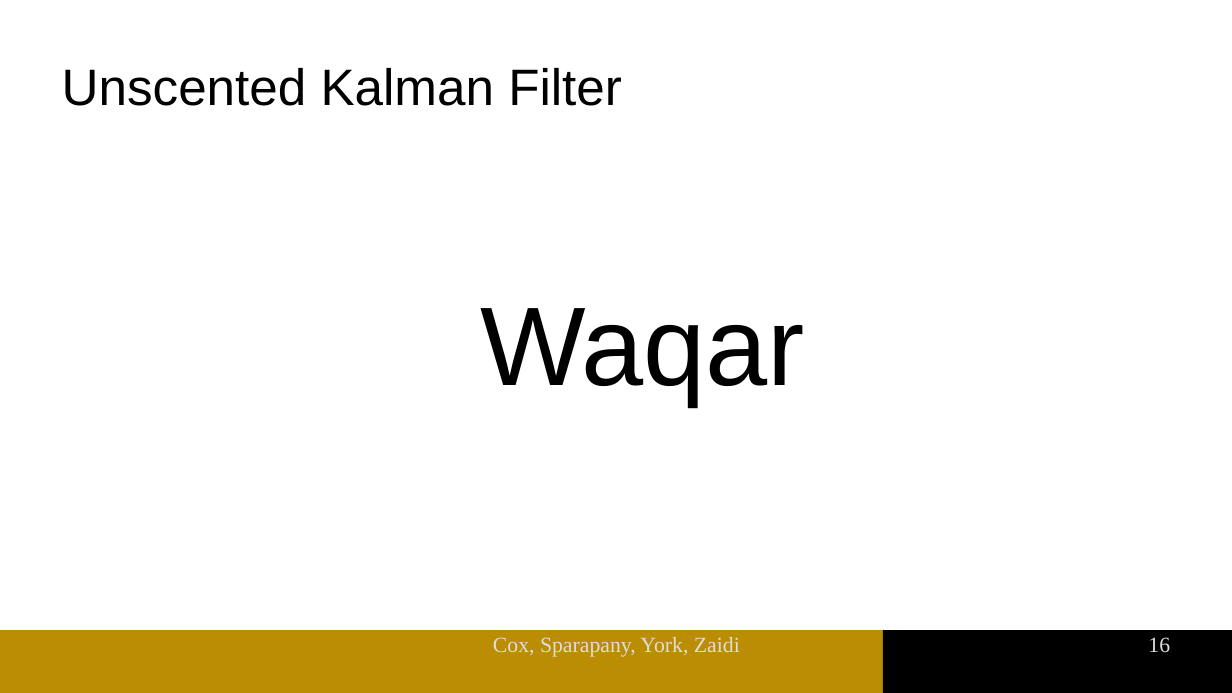
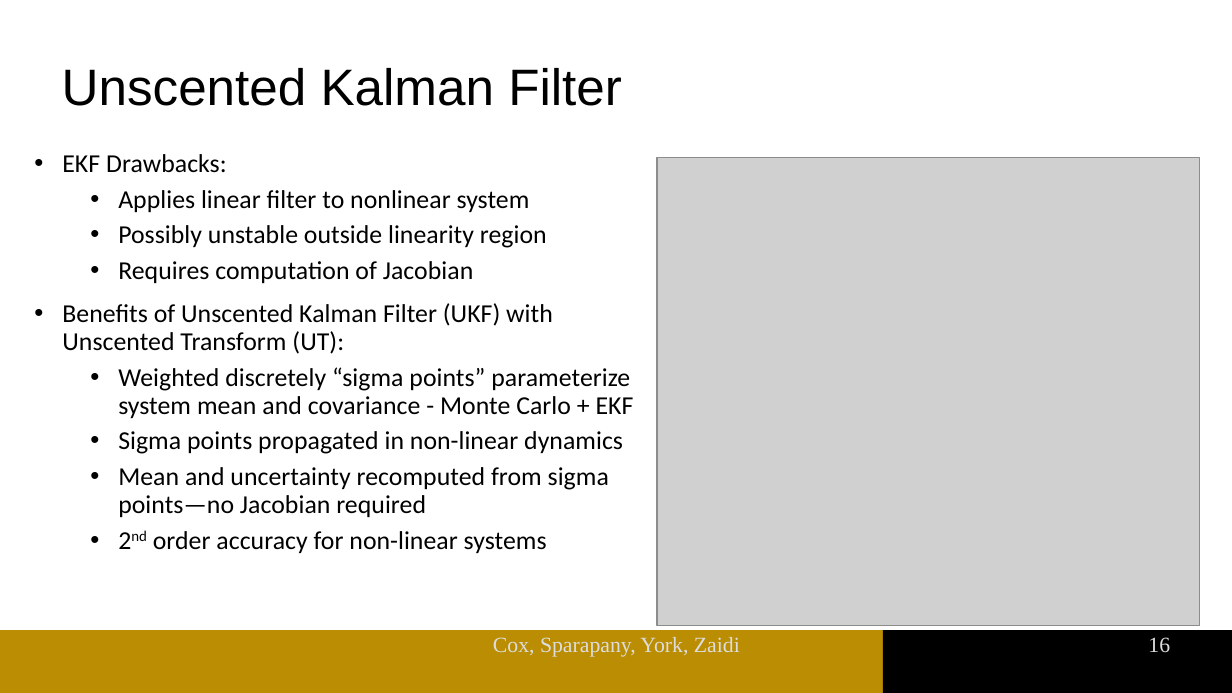
Before and after one commit to msparapa/aae568_project, a slide deck: slide 16 of presentation/MainSlides.odp. Drawn at 1232x693 pixels with LibreOffice and Linux fonts; fonts in the diff are those of the drawing; grey boxes stand for pictures; background and template pictures are left out. Boxes give left, top, right and bottom in pixels: in the first picture for what was removed or moved away, otherwise in the second. Text is boxed around its words. In the diff, an @@ line names an element or a change of style, - is before the commit and + after.

```diff
--- a/presentation/MainSlides.odp
+++ b/presentation/MainSlides.odp
@@ text added at (62,154,634,553), 16.6 pt, text #000000 @@
+• EKF Drawbacks:
+  • Applies linear filter to nonlinear system
+  • Possibly unstable outside linearity region
+  • Requires computation of Jacobian
+• Benefits of Unscented Kalman Filter (UKF) with Unscented Transform (UT):
+  • Weighted discretely “sigma points” parameterize system mean and covariance - Monte Carlo + EKF
+  • Sigma points propagated in non-linear dynamics
+  • Mean and uncertainty recomputed from sigma points—no Jacobian required
+  • 2nd order accuracy for non-linear systems
@@ picture added at (657,158,1201,626) @@
@@ text removed at (480,308,805,405) @@
-Waqar
```
Also in this commit, not shown: 10 other slides changed, 1 other file.
